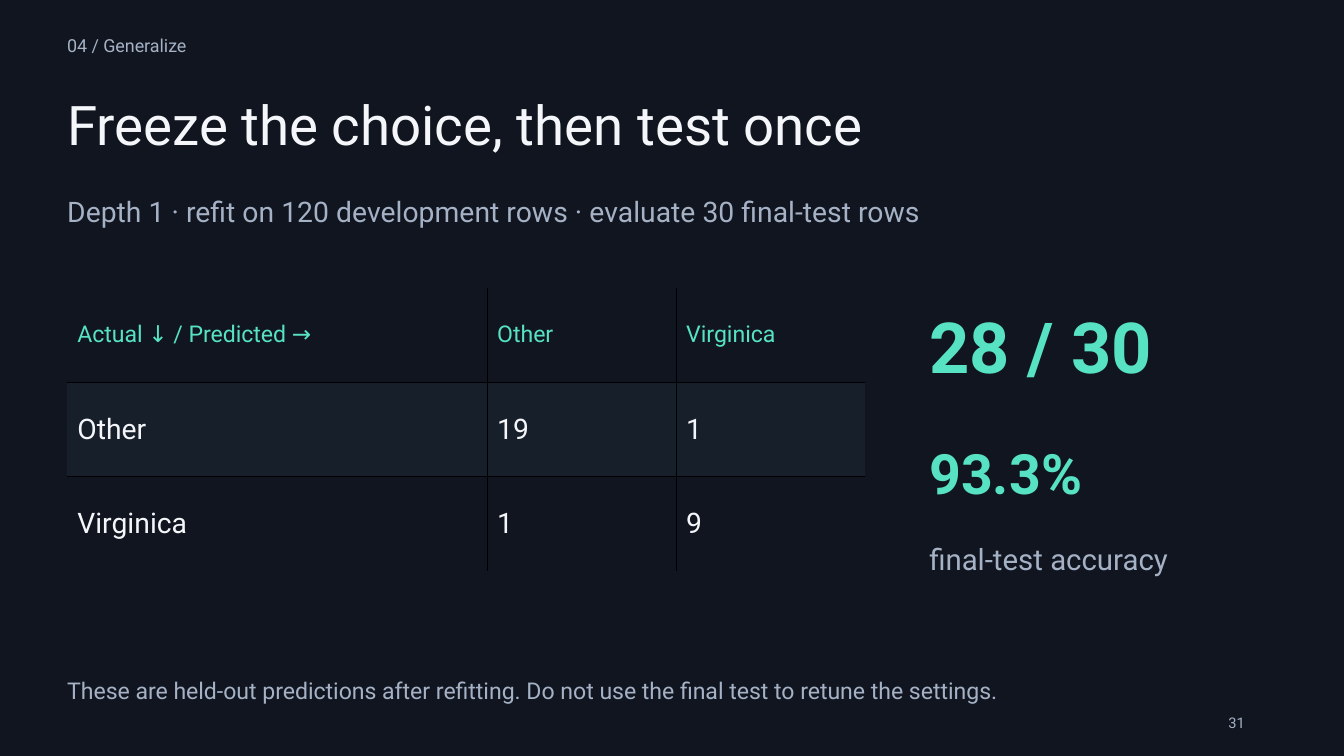
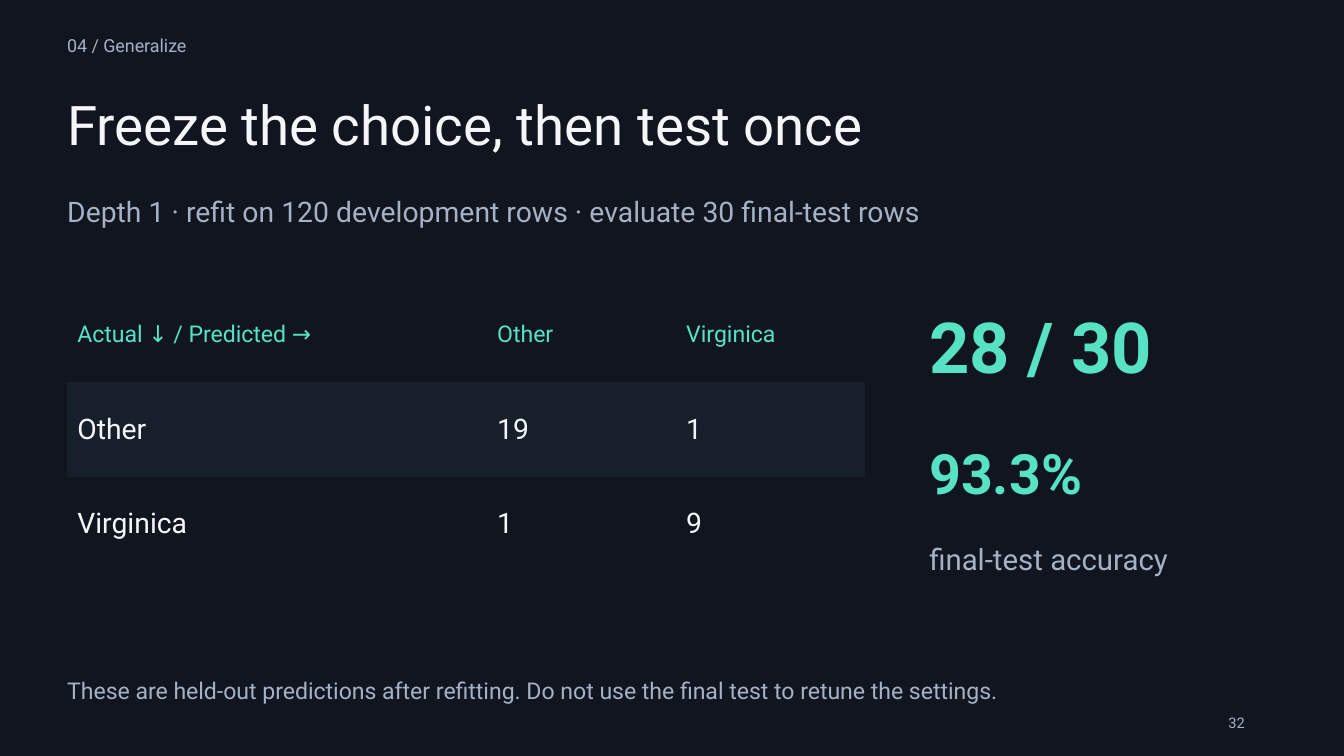
Before and after one commit to Ahsan-ShakoorK/NSU_ML, a slide deck: slide 32 of lectures/NSU ML — Lecture 4 — Decision Trees.pptx (slide 31 before the commit). Drawn at 1344x756 pixels with LibreOffice and Linux fonts; fonts in the diff are those of the drawing. Boxes give left, top, right and bottom in pixels: in the first picture for what was removed or moved away, otherwise in the second. Text is boxed around its words. In the diff, an @@ line names an element or a change of style, - is before the commit and + after.

```diff
--- a/lectures/NSU ML — Lecture 4 — Decision Trees.pptx
+++ b/lectures/NSU ML — Lecture 4 — Decision Trees.pptx
@@ table at [68, 287, 867, 571] @@
@@ borders changed @@
@@ text at [1228, 717, 1244, 728]: text changed @@
-31
+32
```
Also in this commit, not shown: 20 other slides changed, 1 slide added.
